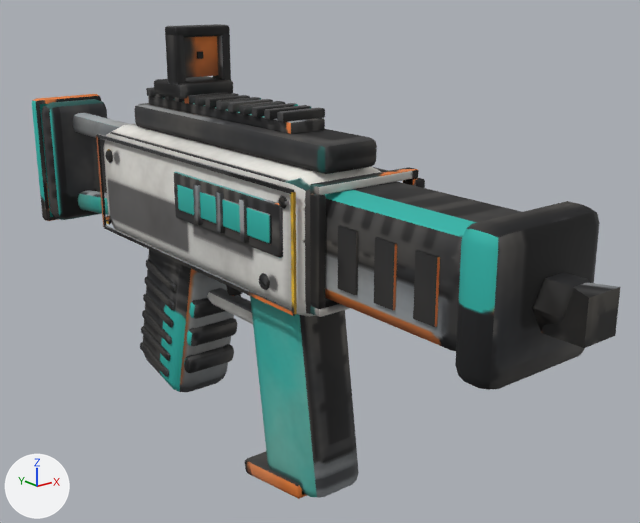
Two versions of the FBX model art/gear/smg/smg.fbx, one commit apart.
One viewpoint serves both versions: a 50 mm camera at (-0.01117, -0.01689, 0.01124) aimed at (0.00118, -0.00146, 0.00506). Arrows for +X, +Y and +Z are at lower left; the lights stay in place. The older version comes first. Where no turn or scale is listed for an object, it has been applied to the vertices. Vertices at exactly the same position are counted once.

In view in the first picture: 'Glow', 'Handle', 'Mag', 'Muzzle'.
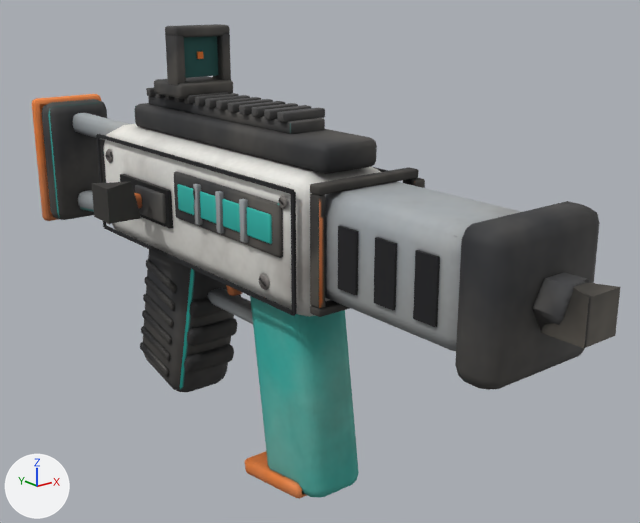
The newer file is also turned or shifted as a whole; pictures and numbers use the older file's frame.

The change in detail:
me_mag is used by ob_mag; location (0.0, 0.0, 0.0).
me_mag had 98 vertices, 174 faces and spanned x -0.0008..0.0008, y -0.00365..-0.00095, z 0.0..0.00531.
me_mag now has 95 vertices, 168 faces and spans x -0.0008..0.0008, y -0.00365..-0.00095, z 0.0..0.00531.
Part 3, on me_mag:
11 vertices are removed from x -0.0008..0.00076, y -0.00312..-0.00095, z 0.00002..0.0004.
50 faces are deleted.
8 vertices are added at x -0.00078..0.00076, y -0.00312..-0.00097, z 0.00002..0.00035.
44 new faces join them.
me_mag part 4: 92 kept faces spanning x -0.0008..0.0008, y -0.00365..-0.00095, z 0.0..0.00531 get new texture (UV) coordinates.
me_handle is used by ob_handle; location (0.0, 0.0, 0.0).
me_handle had 3271 vertices, 5406 faces and spanned x -0.0015..0.0015, y -0.0094..0.0098, z 0.0008..0.0103.
me_handle now has 3196 vertices, 5250 faces and spans x -0.0015..0.0015, y -0.0094..0.0098, z 0.0008..0.0103.
me_handle part 1: 85 vertices removed from x -0.0015..0.0015, y -0.0036..0.0045, z 0.0037..0.0088; 10 vertices added at x -0.0014..0.0002, y -0.001..0.0034, z 0.0037..0.0067.
me_handle part 2: 4696 kept faces spanning x -0.0015..0.0015, y -0.0094..0.0098, z 0.0008..0.0103 get new texture (UV) coordinates.
Mesh me_eject is new.
It has 7 vertices, 10 faces and spans x -0.0021..-0.0013, y 0.00135..0.00215, z 0.006034..0.006834.
It uses material mat_smg (picture img_smg_color_png).
Mesh me_slide is new.
It has 88 vertices, 156 faces and spans x -0.0013..-0.00069, y 0.00107..0.00243, z 0.005884..0.006584.
It uses material mat_smg (picture img_smg_color_png).
Object 'Eject' (ob_eject) is new; it shows me_eject.
Its location is (-0.0006, 0.0, 0.0).
Object 'Slide' (ob_slide) is new; it shows me_slide.
Its location is (-0.0006, 0.0, 0.0).

Where the change shows, as pixel boxes [x1, y1, x2, y2] in the pictures (640 x 523 px; the box of a moved part takes in the faces that stretch with it):
'Eject', added
    after: [92, 182, 141, 224]
'Slide', added
    after: [134, 185, 166, 223]
part 1 of me_handle, built on
    before: [148, 87, 321, 324]
    after: [120, 174, 173, 229]
part 2 of me_handle, surface changed
    both: [32, 24, 598, 392]
part 3 of me_mag, moved or reshaped
    both: [245, 464, 307, 499]
part 4 of me_mag, surface changed (black to cyan)
    both: [245, 310, 359, 498]
